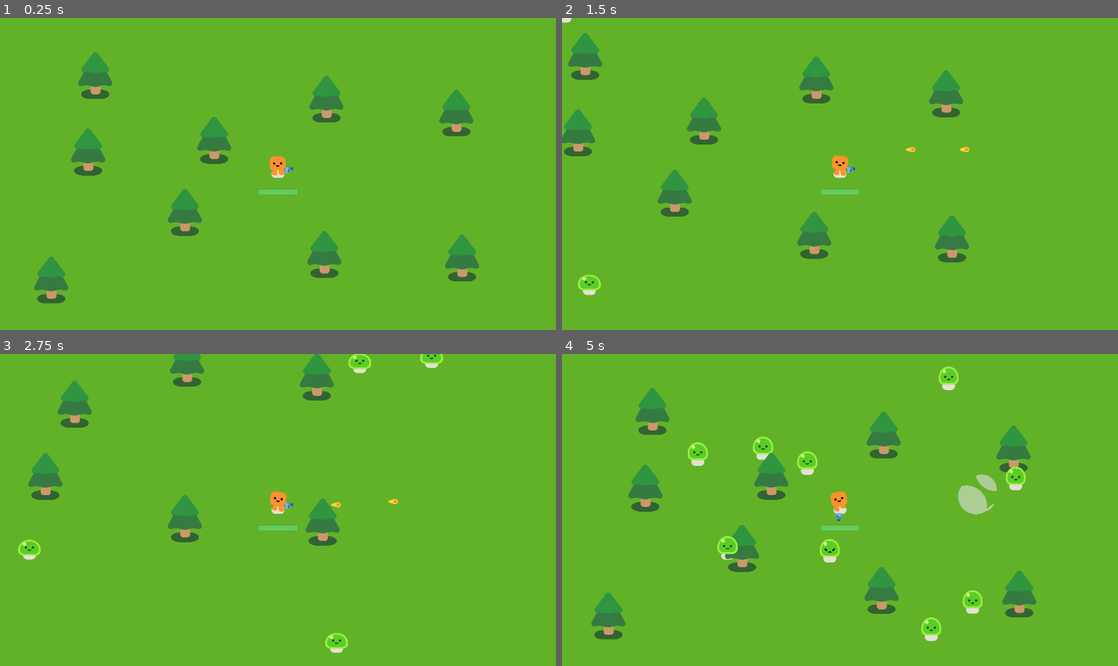
Above: before the commit, frames 1-4 (two rows, left to right).
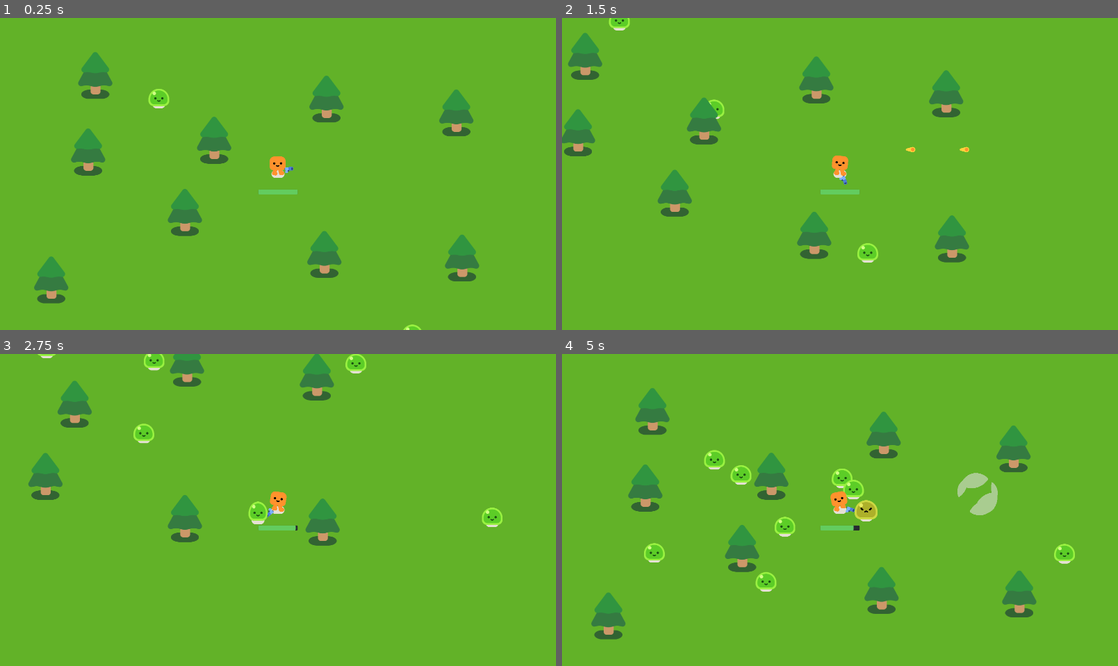
Above: after the commit, the same moments.

Repository: ferr-ffk/vampire-survivor
Game: Godot game, scene res://scenes/survivor.tscn
Same seed, same stepped clock (60 frames per second), same inputs: the game is played once before the commit and once after it.
Inputs:
- Up to frame 1 (0.25 s): no input
- Up to frame 2 (1.5 s): hold D (move_right) 0.53-1.28 s; hold S (move_down) from 1.28 s (still down)
- Up to frame 3 (2.75 s): release S (move_down) at 2.03 s; hold D (move_right) from 2.03 s (still down)
- Up to frame 4 (5 s): release D (move_right) at 2.78 s; hold W (move_up) 2.78-3.53 s; hold A (move_left) from 3.53 s (still down)

The runs differ from the first frame. In frame 1, 0.2% of the frame differs, in the area x 26-76%, y 22-100%; in frame 2, 0.7%; in frame 3, 1.6%; in frame 4, 4.1%, in the area x 14-93%, y 4-92%.

Commit message:
Conserto de visibilidade do player

Diff:
--- /dev/null
+++ b/Global/Game.gd
@@ -0,0 +1,7 @@
+extends Node
+
+@export var player_hp = 100.0
+@export var slime_hp = 25.0
+@export var slime_dano = 10.0
+
+@export var pistol_dano = 8.5
--- a/assets/mobs/slime/slime.gd
+++ b/assets/mobs/slime/slime.gd
@@ -1,14 +1,14 @@
 extends CharacterBody2D
 
-var health = 3
+@export var health = 25.0
+
+@onready var character = %Slime
+@onready var player = $"../../Player"
 
 const VELOCIDADE = 300.0
 
-@onready var character = %Slime
-@onready var player = get_node("/root/Game/Player")
-
 func _ready():
-	character.play_walk()
+	pass
 
 func _physics_process(delta):
 	var direction = global_position.direction_to(player.global_position)
@@ -17,13 +17,11 @@
 
 	move_and_slide()
 
-func take_damage():
-	health -= 1
+func take_damage(dano: int):
+	health -= dano
 
-	if health == 0:
-		const EXPLOSAO_CENA = preload("res://smoke_explosion/smoke_explosion.tscn")
-
-		var explosao = EXPLOSAO_CENA.instantiate()
+	if health <= 0:
+		var explosao = preload("res://smoke_explosion/smoke_explosion.tscn").instantiate()
 
 		get_parent().add_child(explosao)
 		explosao.global_position = global_position
--- a/assets/weapons/bullets/bullet.gd
+++ b/assets/weapons/bullets/bullet.gd
@@ -1,7 +1,10 @@
 extends Area2D
+
+var dano = Game.pistol_dano
 
 const VELOCIDADE = 1200.0
 const ALCANCE = 1000
+
 var distancia = 0
 
 func _physics_process(delta):
@@ -20,4 +23,4 @@
 	queue_free()
 
 	if body.has_method("take_damage"):
-		body.take_damage()
+		body.take_damage(dano)
--- a/assets/weapons/pistol.gd
+++ b/assets/weapons/pistol.gd
@@ -1,5 +1,6 @@
 extends Area2D
 
+@export var dano = Game.pistol_dano
 
 func _physics_process(delta):
 	var inimigos = get_overlapping_bodies()
--- a/characters/happy_boo/Player.gd
+++ b/characters/happy_boo/Player.gd
@@ -2,8 +2,7 @@
 
 signal vida_zerada
 
-var vida = 100.0
-const DANO_POR_SEGUNDO = 8.0
+@export var vida = Game.player_hp
 
 const VELOCIDADE = 500
 @onready var character = %HappyBoo
@@ -26,13 +25,12 @@
 
 	var mobs_em_alcance = %HurtBox.get_overlapping_bodies()
 
-	# ERRO:
+	# ERRO RESOLVIDO:
 	# o area2d reconhecia o proprio player como um mob, e então tomava dano
 	# para isso tem que aumentar a area de colisão do hurtbox
 	# e colocar os mobs em uma collision layer diferente da do player
 	if mobs_em_alcance.size() > 0:
-
-		vida -= DANO_POR_SEGUNDO * mobs_em_alcance.size() * delta
+		vida -= Game.slime_dano * mobs_em_alcance.size() * delta
 		%HealthBar.value = vida
 
 	if vida <= 0.0:
--- a/default_bus_layout.tres
+++ b/default_bus_layout.tres
@@ -1,3 +1,4 @@
 [gd_resource type="AudioBusLayout" format=3 uid="uid://c0r1synmqj70v"]
 
 [resource]
+bus/0/volume_db = 1.65377
--- a/project.godot
+++ b/project.godot
@@ -79,6 +79,10 @@
 config/features=PackedStringArray("4.2", "Forward Plus")
 config/icon="res://icon.png"
 
+[autoload]
+
+Game="*res://Global/Game.gd"
+
 [display]
 
 window/size/viewport_width=1366
--- a/scenes/Main.gd
+++ b/scenes/Main.gd
@@ -1,18 +1,15 @@
 extends Node2D
 
 func _ready():
-	spawn_mob()
-	spawn_mob()
-	spawn_mob()
-	spawn_mob()
-	spawn_mob()
+	spawn_mobs(5)
 
 func _on_timer_timeout():
-	spawn_mobs(3)
+	spawn_mobs(4)
 
 func spawn_mob():
 	var mob = preload("res://assets/mobs/slime/slime.tscn").instantiate()
 
+	# pega um ponto aleatório na reta
 	%PathFollow2D.progress_ratio = randf()
 
 	mob.global_position = %PathFollow2D.global_position
--- a/scenes/survivor.tscn
+++ b/scenes/survivor.tscn
@@ -1,8 +1,9 @@
-[gd_scene load_steps=5 format=3 uid="uid://doiqpqqrjyog5"]
+[gd_scene load_steps=6 format=3 uid="uid://doiqpqqrjyog5"]
 
 [ext_resource type="Script" path="res://scenes/Main.gd" id="1_iabls"]
 [ext_resource type="PackedScene" uid="uid://dbh3bybyqjcjf" path="res://characters/happy_boo/Player.tscn" id="1_xnb45"]
 [ext_resource type="PackedScene" uid="uid://bxxfhgp74rgee" path="res://assets/environment/pine_tree.tscn" id="2_w85a5"]
+[ext_resource type="PackedScene" uid="uid://m6l4j3mqly0d" path="res://assets/mobs/slime/slime.tscn" id="4_0kj46"]
 
 [sub_resource type="Curve2D" id="Curve2D_c5ex7"]
 _data = {
@@ -108,6 +109,8 @@
 unique_name_in_owner = true
 y_sort_enabled = true
 
+[node name="Slime" parent="Mobs" instance=ExtResource("4_0kj46")]
+
 [node name="Timer" type="Timer" parent="."]
 wait_time = 2.0
 autostart = true
